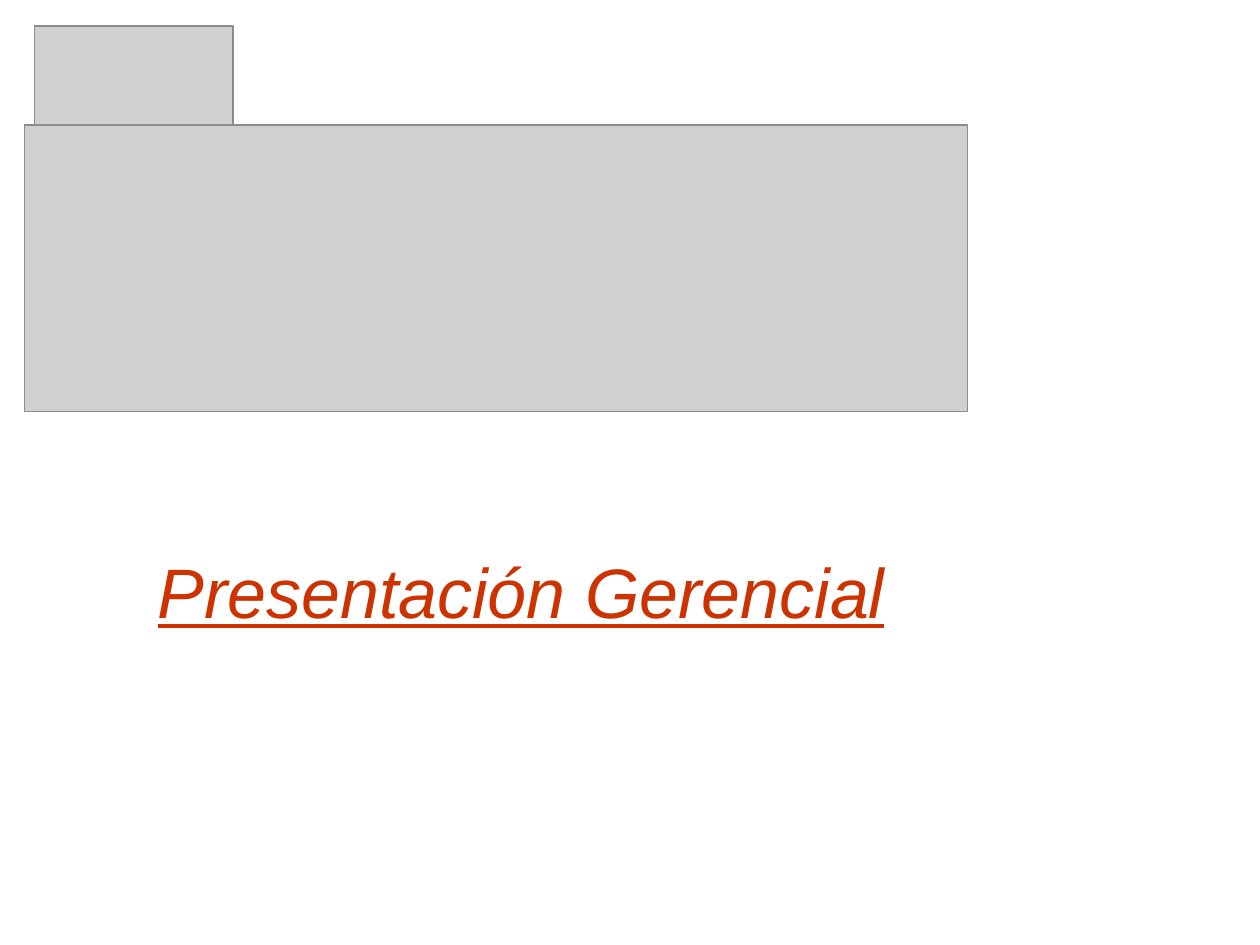
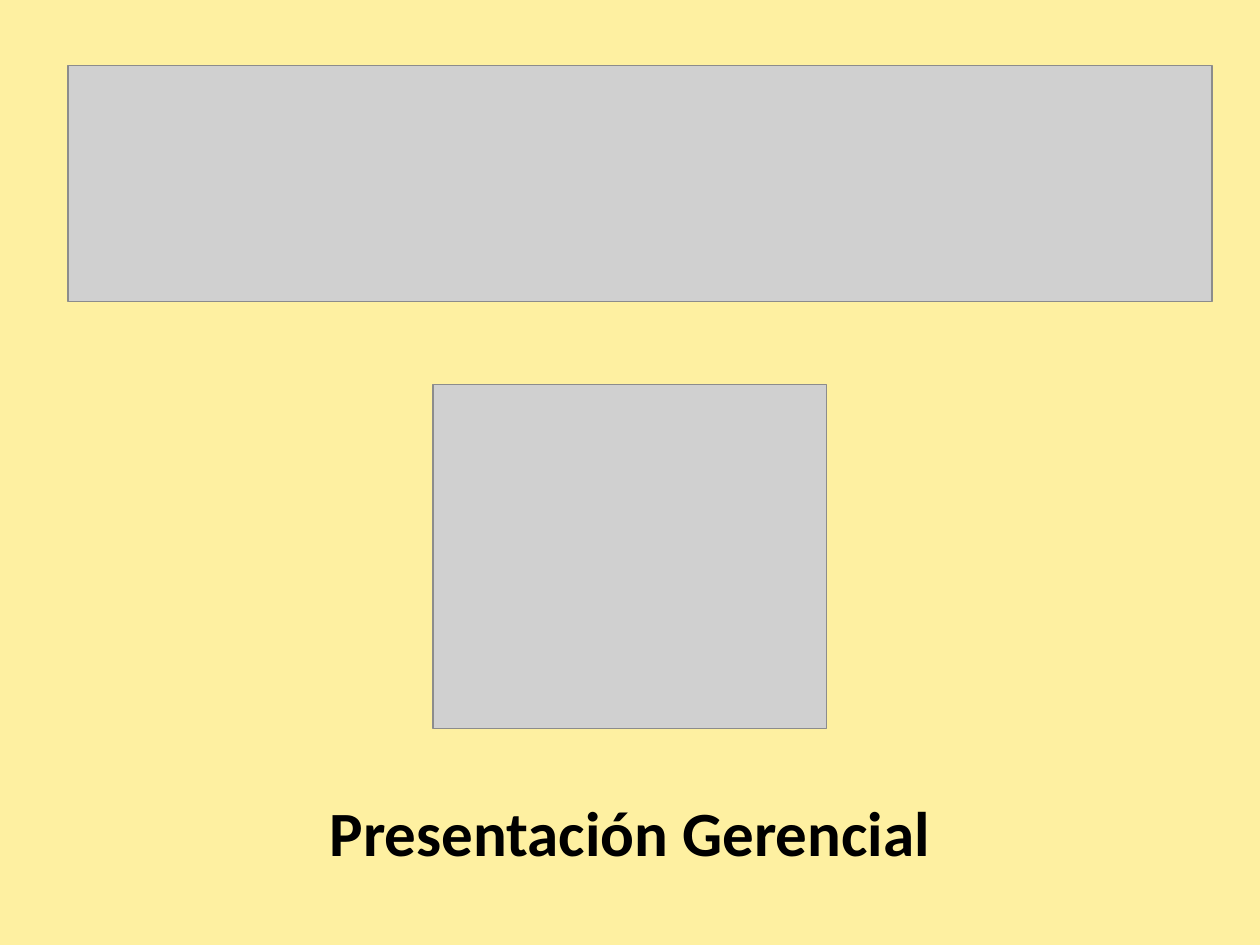
Before and after one commit to skiel85/taller-desarrollo-proyectos-i, a slide deck: slide 1 of Presentaciones/Demo Gerencial.ppt. Drawn at 1260x945 pixels with LibreOffice and Linux fonts; fonts in the diff are those of the drawing; grey boxes stand for pictures; background and template pictures are left out. Boxes give left, top, right and bottom in pixels: in the first picture for what was removed or moved away, otherwise in the second. Text is boxed around its words. In the diff, an @@ line names an element or a change of style, - is before the commit and + after.

Commit message:
Ahi va la demo gerencial modificada

```diff
--- a/Presentaciones/Demo Gerencial.ppt
+++ b/Presentaciones/Demo Gerencial.ppt
@@ background picture (left out) to #FEF0A1 @@
@@ picture: place and size @@
-picture at <box>25,125,968,411</box>
+picture at <box>68,66,1212,301</box>
@@ picture: place and size @@
-picture at <box>34,26,233,185</box>
+picture at <box>433,384,828,728</box>
@@ text "Presentación Gerencial": place and size @@
-text "Presentación Gerencial" at <box>158,566,884,628</box>
+text "Presentación Gerencial" at <box>330,811,929,857</box>
@@ text "Presentación Gerencial" at <box>330,811,929,857</box>: size 40 to 36 pt, font Arial to Calibri, text colour #CC3300 to #000000, bold on, italic off, underline off; less space between paragraphs @@
```
Also in this commit, not shown: 13 other slides changed, 10 slides added, 4 slides removed.
